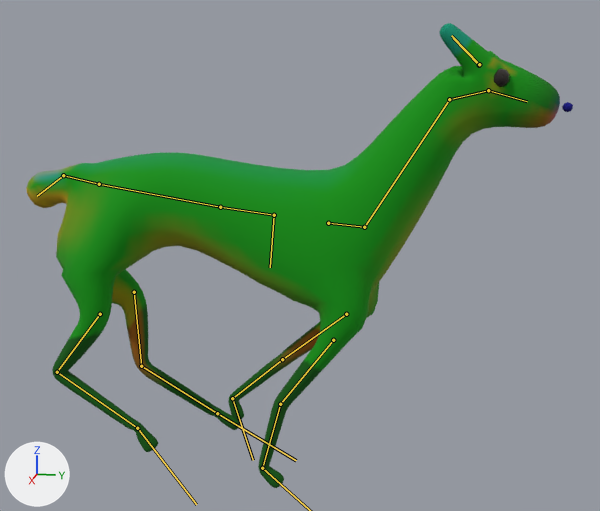
The glTF model creatures/models/deer.gltf: old version first, new version second.
One viewpoint serves both versions: a 50 mm lens placed at (2.519, 0.73, 1.394), pointed at (-0.009, 0.224, 0.762). The axes (+X, +Y, +Z) are drawn at lower left. The lights are the same throughout. The older version comes first. Both versions are drawn at frame 8 of the action 'gallop'; the numbers are the values there. The bones that change, and the others that lie on the model, are drawn over the model as lines.

Names of what the first picture shows: 'deer'.
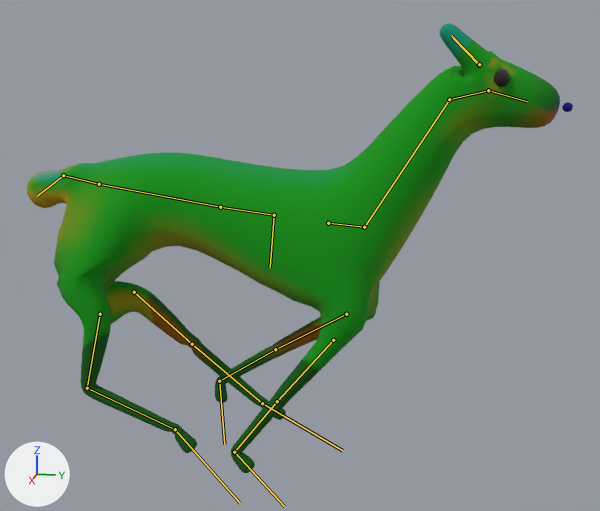
Boxes [x1, y1, x2, y2] around the edits, measured in the pictures (600 x 511 px):
'deer', posed
    before: [26, 23, 573, 488]
    after: [26, 23, 573, 473]
bone 'upper_hl_l', root to tip
    before: (134, 292) to (141, 366)
    after: (134, 292) to (192, 344)
bone 'lower_hl_l', root to tip
    before: (141, 366) to (217, 413)
    after: (192, 344) to (262, 403)
bone 'paw_hl_l', root to tip
    before: (217, 413) to (296, 460)
    after: (262, 403) to (342, 450)
bone 'upper_hl_r', root to tip
    before: (100, 314) to (57, 372)
    after: (100, 314) to (87, 388)
bone 'lower_hl_r', root to tip
    before: (57, 372) to (137, 428)
    after: (87, 388) to (175, 429)
bone 'paw_hl_r', root to tip
    before: (137, 428) to (196, 504)
    after: (175, 429) to (240, 503)
bone 'upper_fl_l', root to tip
    before: (346, 314) to (282, 359)
    after: (346, 314) to (275, 349)
bone 'paw_fl_l', root to tip
    before: (232, 398) to (253, 460)
    after: (219, 381) to (224, 444)
bone 'upper_fl_r', root to tip
    before: (333, 340) to (280, 404)
    after: (333, 340) to (277, 401)
bone 'lower_fl_r', root to tip
    before: (280, 404) to (262, 468)
    after: (277, 401) to (234, 452)

The change in detail:
Bone 'upper_hl_l' (bone_upper_hl_l) turns from (59, -4, 3) to (106, -4, 3) degrees about its own x, y and z.
Bone 'lower_hl_l' (bone_lower_hl_l) turns from (-9, -1, -4) to (-64, -1, -4) degrees about its own x, y and z.
Bone 'paw_hl_l' (bone_paw_hl_l) turns from (-42, 1, 0) to (-33, 1, 0) degrees about its own x, y and z.
Bone 'upper_hl_r' (bone_upper_hl_r) turns from (18, 0, 0) to (42, 0, 0) degrees about its own x, y and z.
Bone 'lower_hl_r' (bone_lower_hl_r) turns from (28, 1, 4) to (16, 1, 4) degrees about its own x, y and z.
Bone 'paw_hl_r' (bone_paw_hl_r) turns from (-63, -3, 1) to (-69, -3, 2) degrees about its own x, y and z.
Bone 'upper_fl_l' (bone_upper_fl_l) turns from (-37, -1, 3) to (-46, -1, 3) degrees about its own x, y and z.
Bone 'paw_fl_l' (bone_paw_fl_l) turns from (24, 0, 1) to (19, 0, 1) degrees about its own x, y and z.
Bone 'upper_fl_r' (bone_upper_fl_r) turns from (-23, 0, 1) to (-25, 0, 1) degrees about its own x, y and z.
Bone 'lower_fl_r' (bone_lower_fl_r) turns from (4, 0, 3) to (-15, 0, 3) degrees about its own x, y and z.
Bone 'paw_fl_r' (bone_paw_fl_r) turns from (23, -1, -2) to (38, 0, -2) degrees about its own x, y and z.
